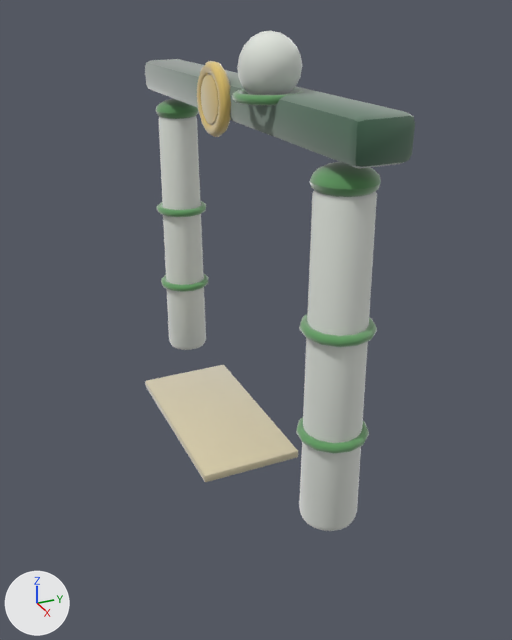
The glTF model assets/models/gates/30f1b96c.glb: old version first, new version second.
Camera for both pictures: a camera (50 mm lens) standing at (7.4, -3.15, 5.01) and looking at (0.55, -0.07, 1.58). The lights are fixed; the arrows at lower left show +X, +Y and +Z. The picture after the commit comes second. Vertices at exactly the same position are counted once.

Names of what the first picture shows: 'gate_30f1b96c'.
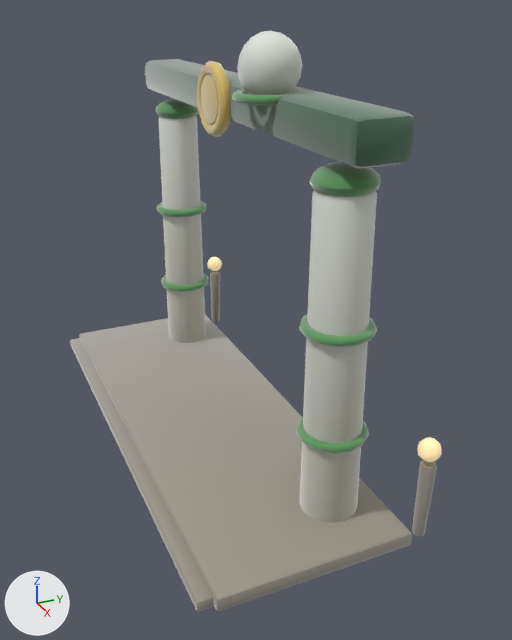
Where the change shows, as pixel boxes [x1, y1, x2, y2] in the pictures (512 x 640 px):
```json
{"object": "gate_30f1b96c", "change": "reshaped", "before": [145, 31, 415, 531], "after": [70, 31, 442, 612], "on screen": "38% wider, 16% taller"}
{"part": 1, "of": "me_gate_30f1b96c", "change": "added", "after": [210, 272, 220, 322]}
{"part": 2, "of": "me_gate_30f1b96c", "change": "added", "after": [412, 460, 437, 536]}
{"part": 3, "of": "me_gate_30f1b96c", "change": "added", "after": [79, 314, 412, 611]}
{"part": 4, "of": "me_gate_30f1b96c", "change": "added", "after": [70, 338, 214, 612]}
{"part": 5, "of": "me_gate_30f1b96c", "change": "added", "after": [207, 257, 222, 271]}
{"part": 6, "of": "me_gate_30f1b96c", "change": "added", "after": [418, 437, 442, 462], "on screen": "beige"}
{"part": 7, "of": "me_gate_30f1b96c", "change": "recoloured", "before": [145, 175, 367, 531], "after": [164, 175, 367, 523]}
```

The change, as JSON lines over the scene's bpy script:
```json
{"op": "add", "block": "mat_clay__ffe2a8_0_95__ffe2a8", "code": ["mat_clay__ffe2a8_0_95__ffe2a8 = bpy.data.materials.new('clay_#FFE2A8_0.95_#FFE2A8')", "# nodes: BsdfPrincipled, Mix, OutputMaterial, VertexColor", "# colours: beige #bca67a, beige #ffe2a8, mixed with the vertex colours"]}
{"op": "add", "block": "mat_clay__b9b2a2_0_93", "code": ["mat_clay__b9b2a2_0_93 = bpy.data.materials.new('clay_#B9B2A2_0.93_-')", "# nodes: BsdfPrincipled, Mix, OutputMaterial, VertexColor", "# colours: grey #b9b2a2, mixed with the vertex colours"]}
{"op": "add", "block": "mat_clay__9e978a_0_93", "code": ["mat_clay__9e978a_0_93 = bpy.data.materials.new('clay_#9E978A_0.93_-')", "# nodes: BsdfPrincipled, Mix, OutputMaterial, VertexColor", "# colours: grey #9e978a, mixed with the vertex colours"]}
{"block": "me_gate_30f1b96c", "where": "# used by ob_gate_30f1b96c; location = (0.0, 0.0, 0.0)"}
{"op": "remove", "block": "me_gate_30f1b96c", "code": "me_gate_30f1b96c.from_pydata(...)  # 2320 vertices, 4608 faces; spans x -2.82..2.82, y -1.0..0.36, z -0.01..4.72"}
{"op": "add", "block": "me_gate_30f1b96c", "code": "me_gate_30f1b96c.from_pydata(...)  # 2820 vertices, 5580 faces; spans x -2.99..2.99, y -1.71..0.84, z -0.01..4.72"}
{"block": "me_gate_30f1b96c", "change": "me_gate_30f1b96c part 1: a new loose piece of 114 vertices spanning x -2.94..-2.77, y 0.64..0.81, z 0.0..0.87, in mat_clay__9e978a_0_93"}
{"block": "me_gate_30f1b96c", "change": "me_gate_30f1b96c part 2: a new loose piece of 114 vertices spanning x 2.79..2.95, y 0.64..0.81, z -0.01..0.87, in mat_clay__9e978a_0_93"}
{"block": "me_gate_30f1b96c", "change": "me_gate_30f1b96c part 3: a new loose piece of 56 vertices spanning x -2.99..2.99, y -1.55..0.55, z -0.01..0.16, in mat_clay__9e978a_0_93"}
{"block": "me_gate_30f1b96c", "change": "me_gate_30f1b96c part 4: a new loose piece of 56 vertices spanning x -2.92..2.91, y -1.71..-1.37, z 0.0..0.12, in mat_clay__9e978a_0_93"}
{"block": "me_gate_30f1b96c", "change": "me_gate_30f1b96c part 5: a new loose piece of 52 vertices spanning x -2.98..-2.74, y 0.61..0.84, z 0.9..1.14, in mat_clay__ffe2a8_0_95__ffe2a8"}
{"block": "me_gate_30f1b96c", "change": "me_gate_30f1b96c part 6: a new loose piece of 52 vertices spanning x 2.75..2.98, y 0.61..0.84, z 0.9..1.14, in mat_clay__ffe2a8_0_95__ffe2a8"}
{"block": "me_gate_30f1b96c", "change": "me_gate_30f1b96c part 7: 4400 kept faces spanning x -2.82..2.82, y -1.0..0.36, z -0.01..4.6 get new vertex colours"}
{"block": "me_gate_30f1b96c", "change": "other edits to the shape of me_gate_30f1b96c do not show in these pictures"}
{"op": "add", "block": "me_gate_30f1b96c", "code": "me_gate_30f1b96c.materials.append(mat_clay__9e978a_0_93)"}
{"op": "add", "block": "me_gate_30f1b96c", "code": "me_gate_30f1b96c.materials.append(mat_clay__b9b2a2_0_93)"}
{"op": "add", "block": "me_gate_30f1b96c", "code": "me_gate_30f1b96c.materials.append(mat_clay__ffe2a8_0_95__ffe2a8)"}
```
